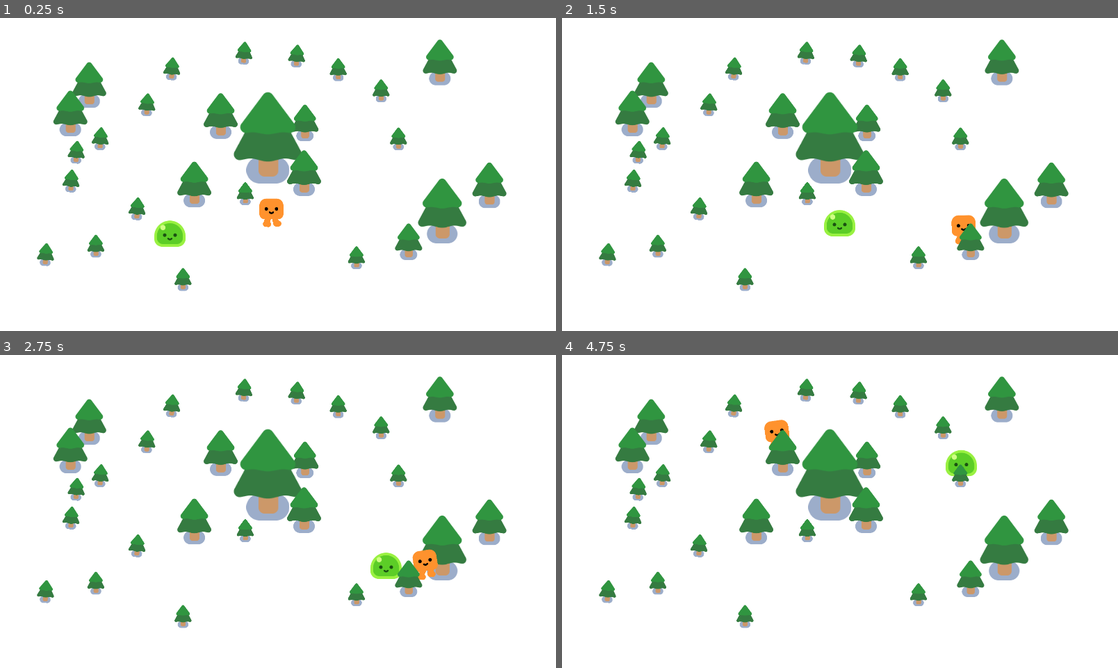
Above: before the commit, frames 1-4 (two rows, left to right).
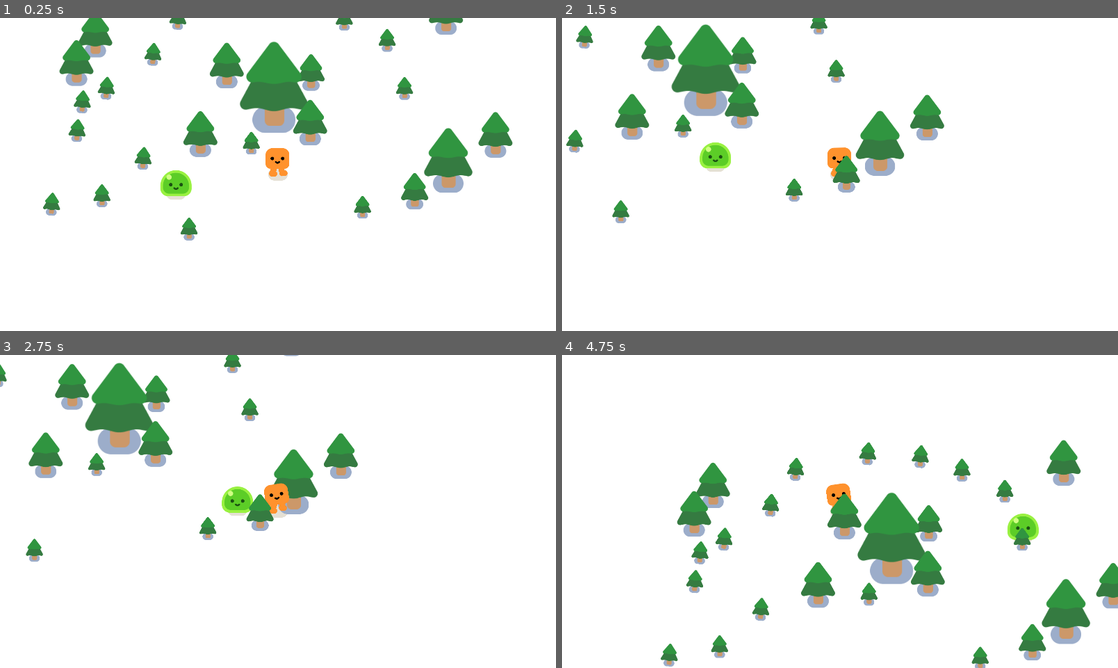
Above: after the commit, the same moments.

Repository: YvanDesPatates/2d-tuto-vampire-survivor-like
Game: Godot game, scene res://game.tscn
The game is run twice, just before and just after one commit, with the same random seed, the same clock (stepped at 60 frames per second) and the same inputs.
Inputs:
- Up to frame 1 (0.25 s): no input
- Up to frame 2 (1.5 s): hold D (move_right) 0.53-1.28 s; hold S (move_down) from 1.28 s (still down)
- Up to frame 3 (2.75 s): release S (move_down) at 2.03 s; hold D (move_right) from 2.03 s (still down)
- Up to frame 4 (4.75 s): release D (move_right) at 2.78 s; hold W (move_up) 2.78-3.53 s; hold A (move_left) from 3.53 s (still down)

The runs differ from the first frame. In frame 1, 19% of the frame differs, in the area x 6-93%, y 0-88%; in frame 2, 17%; in frame 3, 16%; in frame 4, 20%, in the area x 6-100%, y 6-100%.

Commit message:
camera and background follow player

Diff:
--- a/game.tscn
+++ b/game.tscn
@@ -7,7 +7,10 @@
 [node name="Game" type="Node2D" unique_id=472559160]
 y_sort_enabled = true
 
-[node name="ColorRect" type="ColorRect" parent="." unique_id=303221111]
+[node name="CanvasLayer" type="CanvasLayer" parent="." unique_id=656545523]
+layer = -1
+
+[node name="ColorRect" type="ColorRect" parent="CanvasLayer" unique_id=303221111]
 offset_right = 1931.0
 offset_bottom = 1093.0
 
--- a/player.tscn
+++ b/player.tscn
@@ -14,3 +14,5 @@
 
 [node name="CollisionShape2D" type="CollisionShape2D" parent="." unique_id=774596503]
 shape = SubResource("CircleShape2D_onrkg")
+
+[node name="Camera2D" type="Camera2D" parent="." unique_id=1069169954]
